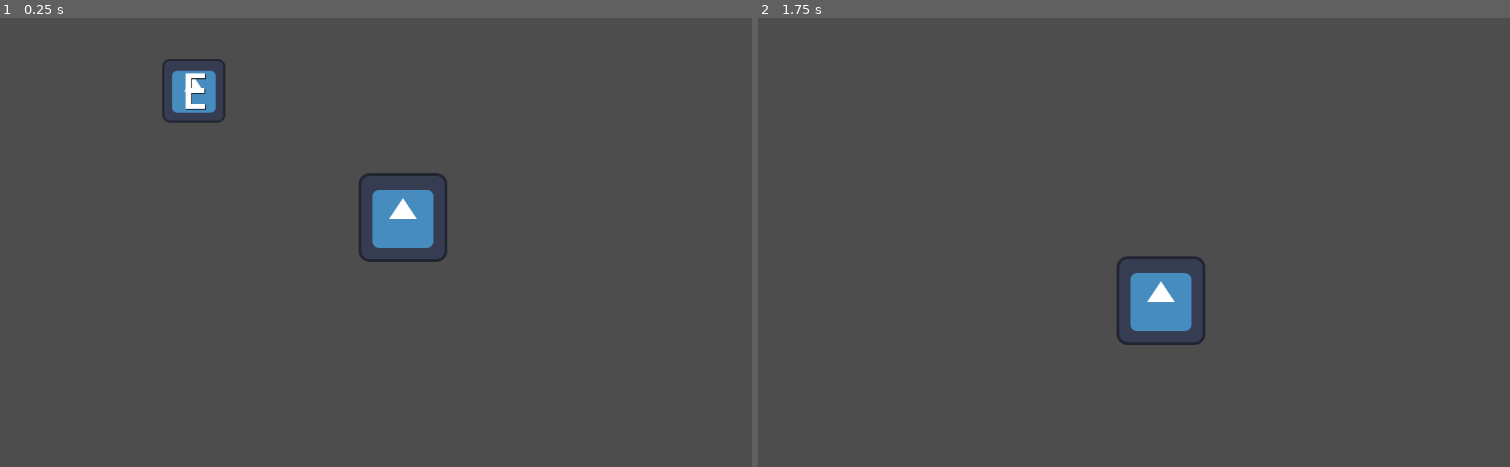
Above: before the commit, frames 1-2 (left to right).
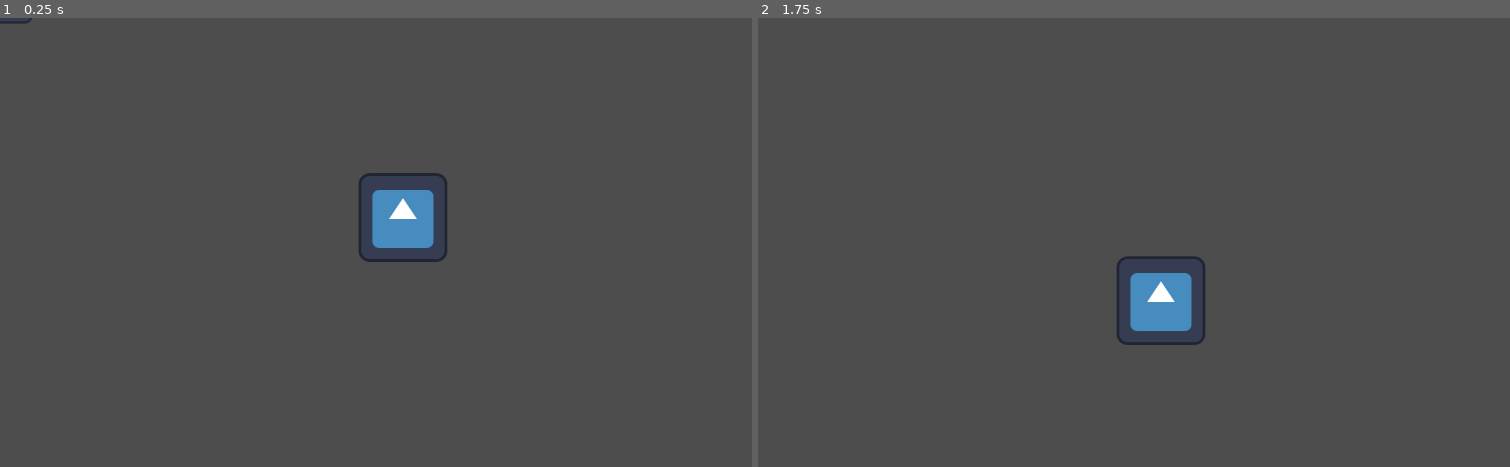
Above: after the commit, the same moments.

Repository: AndreBelo96/GiocoSergio
Game: Godot game, scene res://scenes/game.tscn
Two runs of this game, one before a commit and one after it. Both use one fixed random seed, a clock stepped at 60 frames per second and the inputs below. The engine's default icon, where the game draws it, is replaced by a stand-in: a white triangle on a blue panel in a dark square.
Inputs (mouse positions are in pixels of both pictures, inside the frame that each line leads up to):
- Up to frame 1 (0.25 s): no input
- Up to frame 2 (1.75 s): tap Enter at 0.5 s; move the mouse to (1329, 220) at 0.52 s; press the mouse at (1329, 220) at 0.53 s; hold Right (ui_right) 0.53-1.28 s; tap Space at 1.25 s; move the mouse to (998, 264) at 1.27 s; release the mouse at (998, 264) at 1.28 s; hold Down (ui_down) from 1.28 s (still down); click (998, 264) at 1.35 s

The runs differ from the first frame. In frame 1, 0.7% of the frame differs, in the area x 0-30%, y 0-24%; in frame 2, nothing differs.

Commit message:
2024_08 - demo - Feat
add enemy behaviour - introduced the number of actions

Diff:
--- a/scripts/Enemy.gd
+++ b/scripts/Enemy.gd
@@ -2,30 +2,104 @@
 
 enum State {
 	IDLE,
-	MOVE,
-	ATTACK,
+	BATTLE,
 	DEAD
 }
 
-var lifePoints
+const MAX_HP = 10
+const MAX_ACTION = 3
+
+var life_points
 var speed
 var movement
+var range_attack
+var range_battle
+var number_of_steps
+var number_of_actions
 
 var current_state
 
 # Called when the node enters the scene tree for the first time.
 func _ready():
 	current_state = State.IDLE;
-	lifePoints = 10;
+	number_of_actions = 0;
+	position.x = 20
+	position.y = -20
+	number_of_steps = 0
+	life_points = MAX_HP;
 	movement = 500;
 	speed = 10;
+	range_attack = 150;
+	range_battle = 500;
 
 
 # Called every frame. 'delta' is the elapsed time since the previous frame.
 func _process(delta):
 
-	if(lifePoints <= 0) :
+	print("STATE: " + str(current_state))
+
+	if ((check_player_in_range(range_battle) || life_points < MAX_HP) && current_state != State.DEAD):
+		current_state = State.BATTLE
+	else:
+		current_state = State.IDLE
+
+	if (current_state == State.BATTLE && number_of_actions <= (MAX_ACTION - 1)):
+		print("IF in BATTLE")
+		print("Number of action: " + str(number_of_actions))
+		if (check_player_in_range(range_attack)):
+			print("ATTACK")
+			$"../Player".lifePoints -= 1;
+			number_of_actions += 1;
+			print("Life Player: " + str($"../Player".lifePoints))
+			await get_tree().create_timer(1).timeout
+		else:
+			print("MOVE")
+			if (number_of_steps <= movement):
+				move_towards_player(movement)
+			elif (number_of_steps > movement && number_of_actions <= (MAX_ACTION - 1)):
+				number_of_actions += 1;
+				number_of_steps = 0;
+			pass
+
+
+	if(life_points <= 0) :
 		current_state = State.DEAD;
 
 	if (current_state == State.DEAD):
 		visible = false;
+
+## controlla se il player è in un determinato range passato  in input
+func check_player_in_range(range) -> bool:
+	var playerPos = $"../Player".position
+
+	var xDiff = find_module(playerPos.x - position.x)
+	var yDiff = find_module(playerPos.y - position.y)
+
+	if ((xDiff + yDiff) < range):
+		return true;
+	else:
+		return false;
+
+func move_towards_player(movement):
+	var playerPos = $"../Player".position
+	number_of_steps += 1;
+
+	if (playerPos.x > position.x):
+		position.x += 1
+	else:
+		position.x -= 1
+
+	if (playerPos.y > position.y):
+		position.y += 1
+	else:
+		position.y -= 1
+
+
+
+
+## trova il modulo di un numero
+func find_module(number):
+	if (number >= 0):
+		return number;
+	else:
+		return number * -1;
--- a/scripts/Player.gd
+++ b/scripts/Player.gd
@@ -31,7 +31,7 @@
 		else:
 			current_state = State.IDLE
 
-	print(current_state)
+	#print(current_state)
 
 func _physics_process(delta):
 	var direction = Input.get_vector("ui_left", "ui_right", "ui_up", "ui_down")
@@ -45,5 +45,5 @@
 	if Input.is_action_pressed("shoot"):
 		current_state = State.ATTACK
 		await get_tree().create_timer(1).timeout
-		$"../Enemy".lifePoints -= 5
+		$"../Enemy".life_points -= 5
 		current_state = State.IDLE
